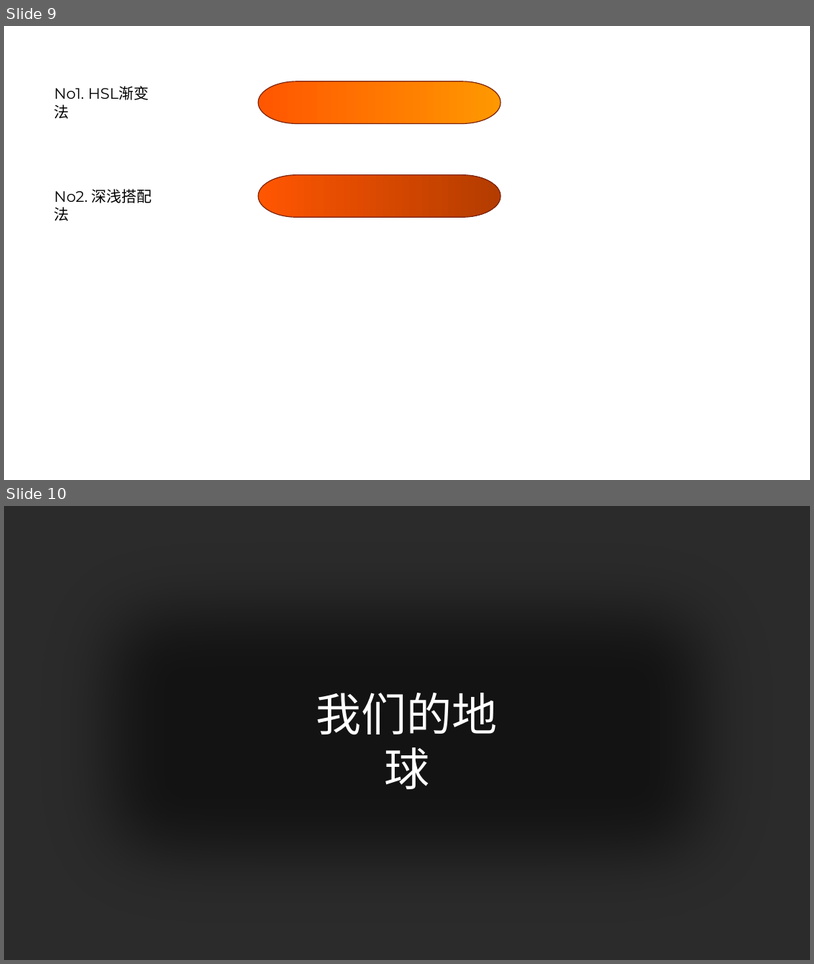
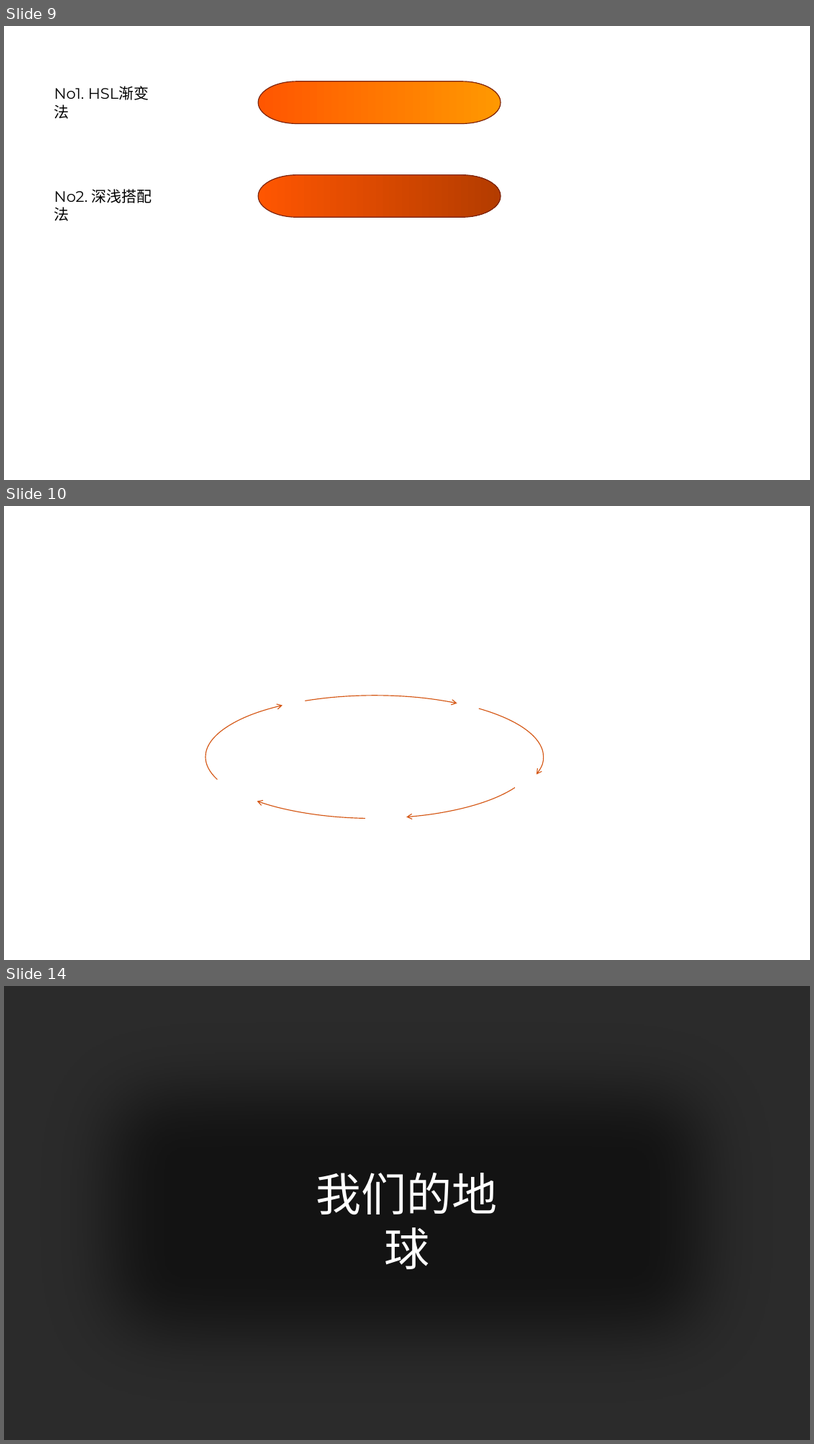
Before and after one commit to cloudboyyun/MyStudyRepository, a slide deck: StudyPPT/test1.pptx. Shown one above the other, each under a label of ours: slides 9 and 10 before the commit, slides 9, 10 and 14 after it; the slides between them are not shown. The pictures are 814x964 and 814x1444 pixels, drawn with LibreOffice and Linux fonts; fonts in the diff are those of the drawing; background and template pictures are left out; a plain dark background stands for a picture behind light text. Boxes give left, top, right and bottom in pixels: in the first picture for what was removed or moved away, otherwise in the second. Text is boxed around its words. In the diff, an @@ line names an element or a change of style, - is before the commit and + after.

```diff
--- a/StudyPPT/test1.pptx
+++ b/StudyPPT/test1.pptx
@@ slide 10 added at box(4, 506, 810, 960), background #FFFFFF @@
@@ arc (boxed as its full ellipse) added at box(206, 695, 543, 818), fill #FFFFFF, outline #D55816 1 pt @@
@@ arc (boxed as its full ellipse) added at box(206, 700, 535, 818), fill #FFFFFF, outline #D55816 1 pt @@
@@ arc (boxed as its full ellipse) added at box(206, 695, 543, 818), fill #FFFFFF, outline #D55816 1 pt @@
@@ arc (boxed as its full ellipse) added at box(206, 695, 543, 818), fill #FFFFFF, outline #D55816 1 pt @@
@@ arc (boxed as its full ellipse) added at box(206, 695, 543, 818), fill #FFFFFF, outline #D55816 1 pt @@
@@ what was slide 10 is now slide 14 @@
```
Also in this commit, not shown: 5 other slides added, 4 other files.
